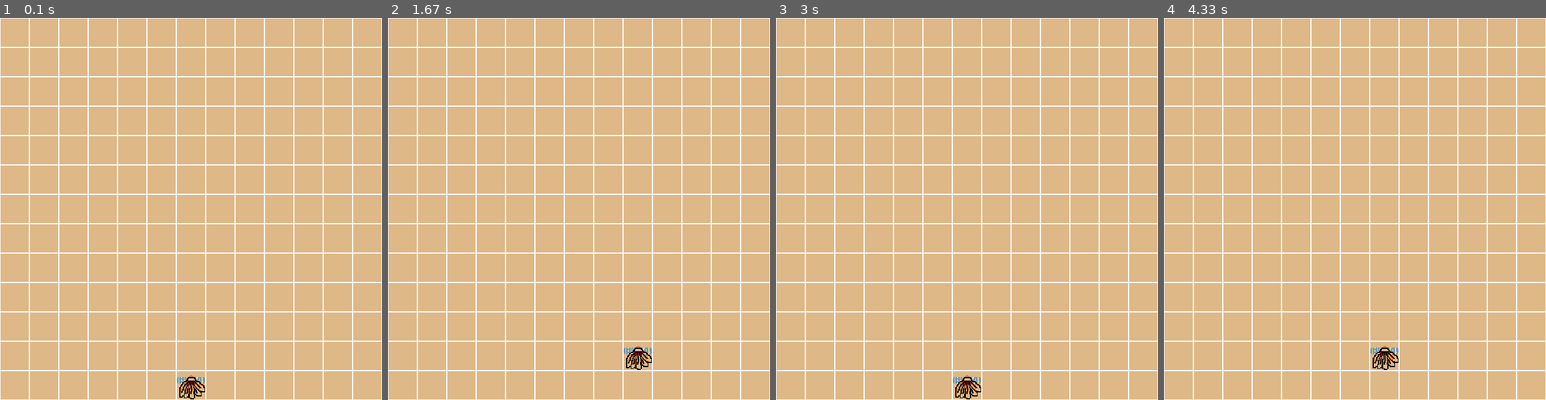
Above: before the commit, frames 1-4 (left to right).
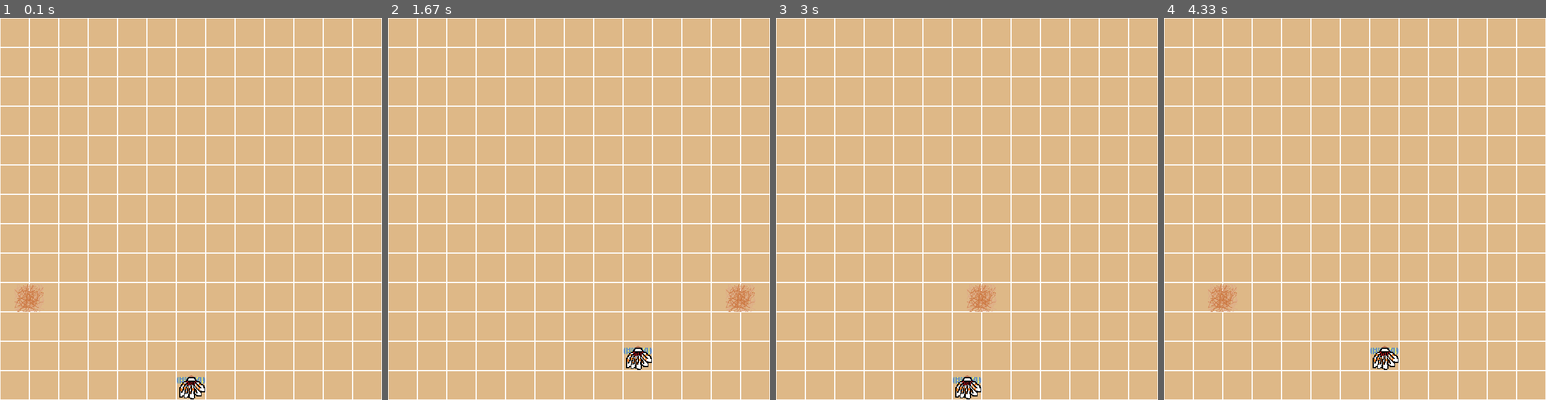
Above: after the commit, the same moments.

Repository: AZEN-SGG/PyGameProject
Game: pygame game, started from MainProgramm.py
Same seed, same stepped clock (60 frames per second), same inputs: the game is played once before the commit and once after it.
Inputs:
- Up to frame 1 (0.1 s): no input
- Up to frame 2 (1.67 s): hold D 0.33-0.8 s; hold W 0.83-1.3 s; hold D from 1.33 s (still down)
- Up to frame 3 (3 s): release D at 1.8 s; hold A 1.83-2.37 s; hold S 2.4-2.87 s; hold A from 2.9 s (still down)
- Up to frame 4 (4.33 s): release A at 3.37 s; hold W 3.4-3.87 s; hold D from 3.9 s (still down)

The runs differ from the first frame. In frame 1, 0.3% of the frame differs, in the area x 3-54%, y 69-100%; in frame 2, 0.3%; in frame 3, 0.3%; in frame 4, 0.3%.

Commit message:
Добавил Перекати Поел Изменил фон индейца на зелёный чтобы перья не были жёлтыми Добавил класс перекати поел

Diff:
--- a/MainProgramm.py
+++ b/MainProgramm.py
@@ -21,7 +21,7 @@
     def __init__(self):
         pygame.sprite.Sprite.__init__(self)
         self.image = player_image
-        self.image.set_colorkey('white')
+        self.image.set_colorkey('green')
 
         self.rect = self.image.get_rect()
         self.rect.center = (WIDTH / 2, HEIGHT - 25)
@@ -61,6 +61,23 @@
             self.rect.x -= 50
 
 
+class Tumbleweed(pygame.sprite.Sprite):
+    def __init__(self):
+        pygame.sprite.Sprite.__init__(self)
+        self.image = tumbleweed_image
+        self.image.set_colorkey('white')
+
+        self.rect = self.image.get_rect()
+        self.rect.center = (0, HEIGHT - 175)
+
+    def update(self):
+        if self.rect.x == WIDTH - 50:
+            self.rect.x = 0
+
+        else:
+            self.rect.x += 25
+
+
 # Создаем игру и окно
 pygame.init()
 pygame.mixer.init()
@@ -77,7 +94,11 @@
 player_image = pygame.image.load(os.path.join(data_folder, 'bigger_player.png')).convert()
 player = Player()
 
+tumbleweed_image = pygame.image.load(os.path.join(data_folder, 'tumbleweed.png')).convert()
+tumbleweed = Tumbleweed()
+
 all_sprites.add(player)
+all_sprites.add(tumbleweed)
 
 # Цикл игры
 running = True
@@ -106,11 +127,12 @@
     screen.fill((222, 184, 135))
     # Обновление
     all_sprites.update()
+    board.render(screen)
 
     # Рендеринг
     all_sprites.draw(screen)
     # Вывод клетчатого поля
-    board.render(screen)
+
 
     # После отрисовки всего, переворачиваем экран
     pygame.display.flip()
Binary file changed: data/bigger_player.png
Binary file added: data/tumbleweed.png
